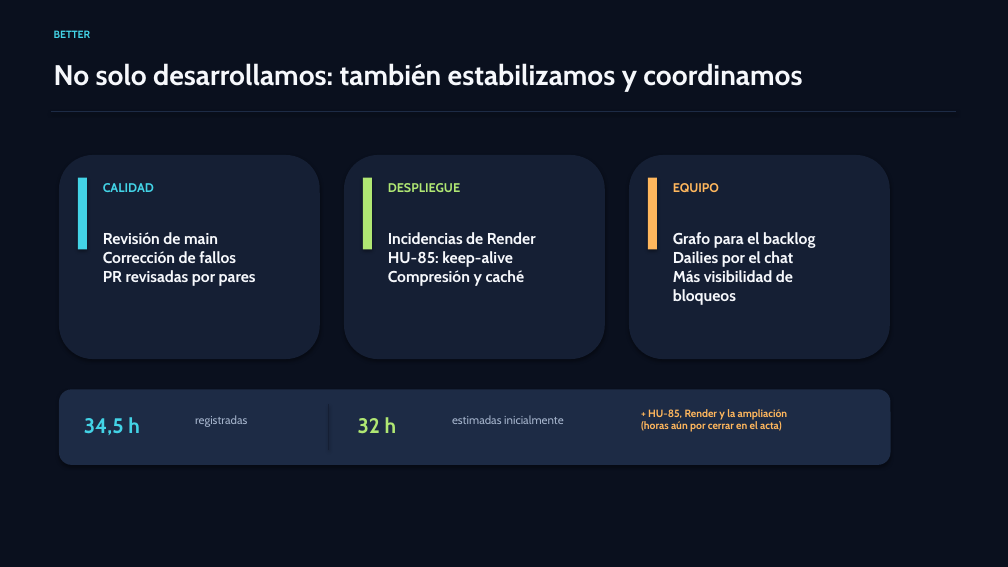
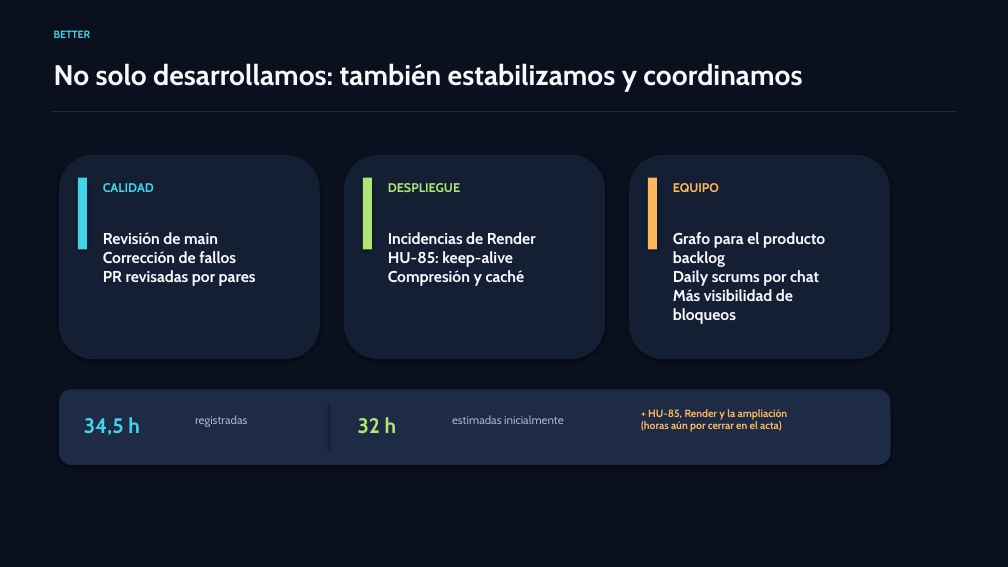
Before and after one commit to riverri/IS1, a slide deck: slide 4 of docs/presentaciones/presentacion4-final.pptx. Drawn at 1008x567 pixels with LibreOffice and Linux fonts; fonts in the diff are those of the drawing. Boxes give left, top, right and bottom in pixels: in the first picture for what was removed or moved away, otherwise in the second. Text is boxed around its words. In the diff, an @@ line names an element or a change of style, - is before the commit and + after.

```diff
--- a/docs/presentaciones/presentacion4-final.pptx
+++ b/docs/presentaciones/presentacion4-final.pptx
@@ text at [673, 232, 825, 324]: text changed @@
-Grafo para el backlog
-Dailies por el chat
-Más visibilidad de bloqueos
+Grafo para el producto backlog
+Daily scrums por chat
+Más visibilidad de bloqueos
```
Also in this commit, not shown: 2 other slides changed.
